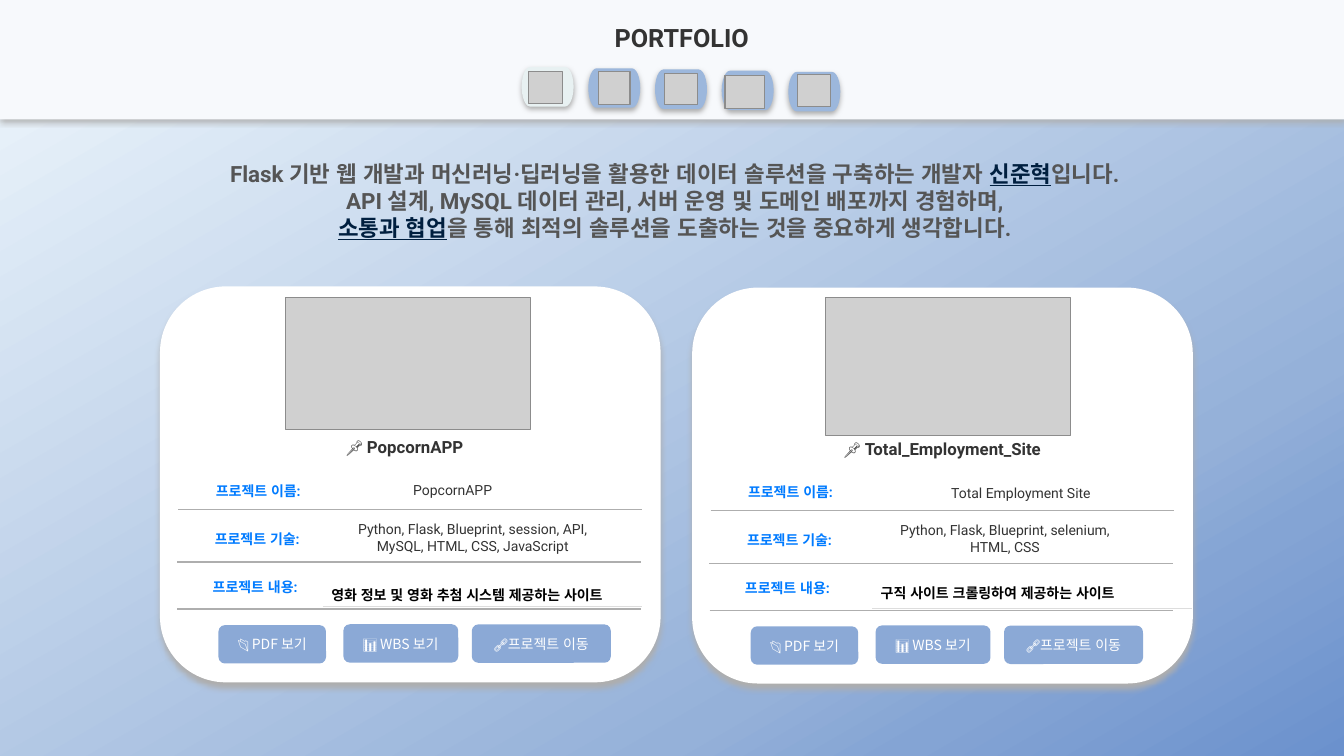
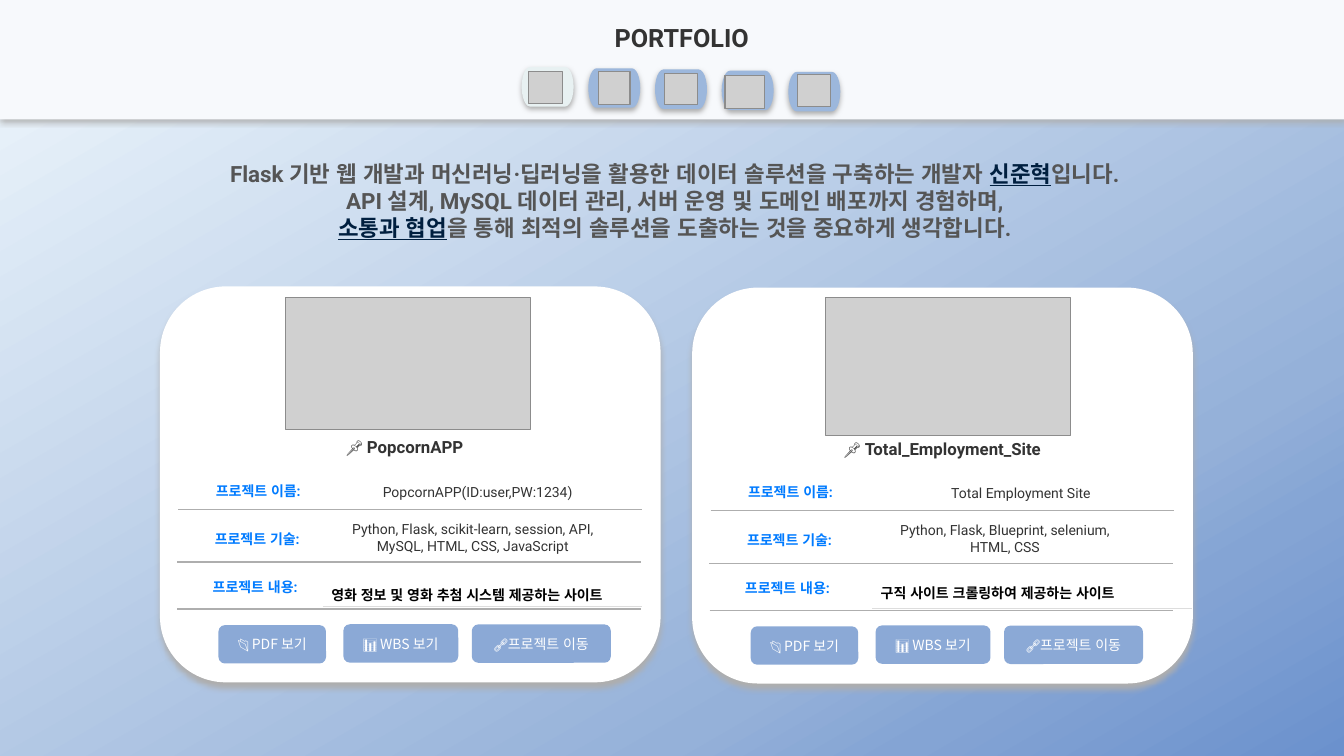
Before and after one commit to junhyuk000/portfolio, a slide deck: slide 4 of portfolio_신준혁.pptx. Drawn at 1344x756 pixels with LibreOffice and Linux fonts; fonts in the diff are those of the drawing; grey boxes stand for pictures. Boxes give left, top, right and bottom in pixels: in the first picture for what was removed or moved away, otherwise in the second. Text is boxed around its words. In the diff, an @@ line names an element or a change of style, - is before the commit and + after.

```diff
--- a/portfolio_신준혁.pptx
+++ b/portfolio_신준혁.pptx
@@ text at (383,486,573,500): text changed @@
-PopcornAPP
+PopcornAPP(ID:user,PW:1234)
@@ text at (352,523,593,554): text changed @@
-Python, Flask, Blueprint, session, API, MySQL, HTML, CSS, JavaScript
+Python, Flask, scikit-learn, session, API, MySQL, HTML, CSS, JavaScript
```
Also in this commit, not shown: 1 other slide changed, 3 other files.
